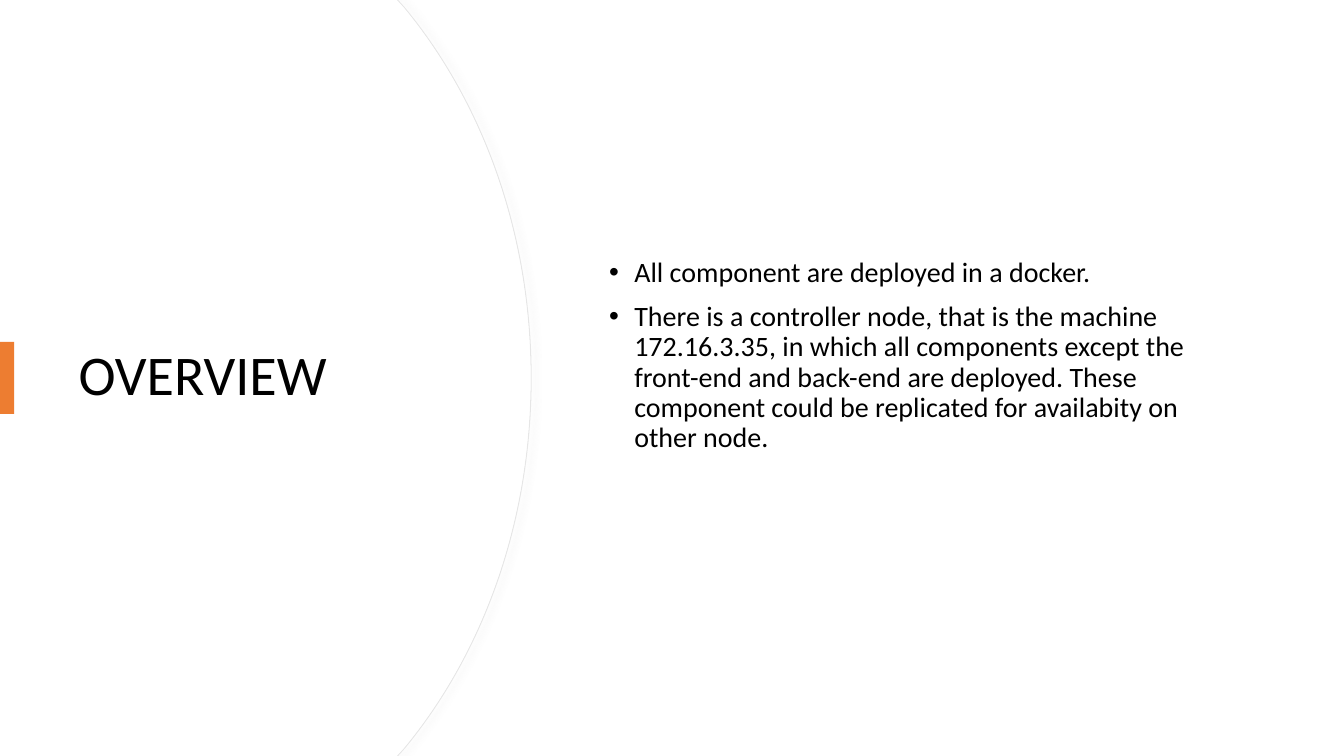
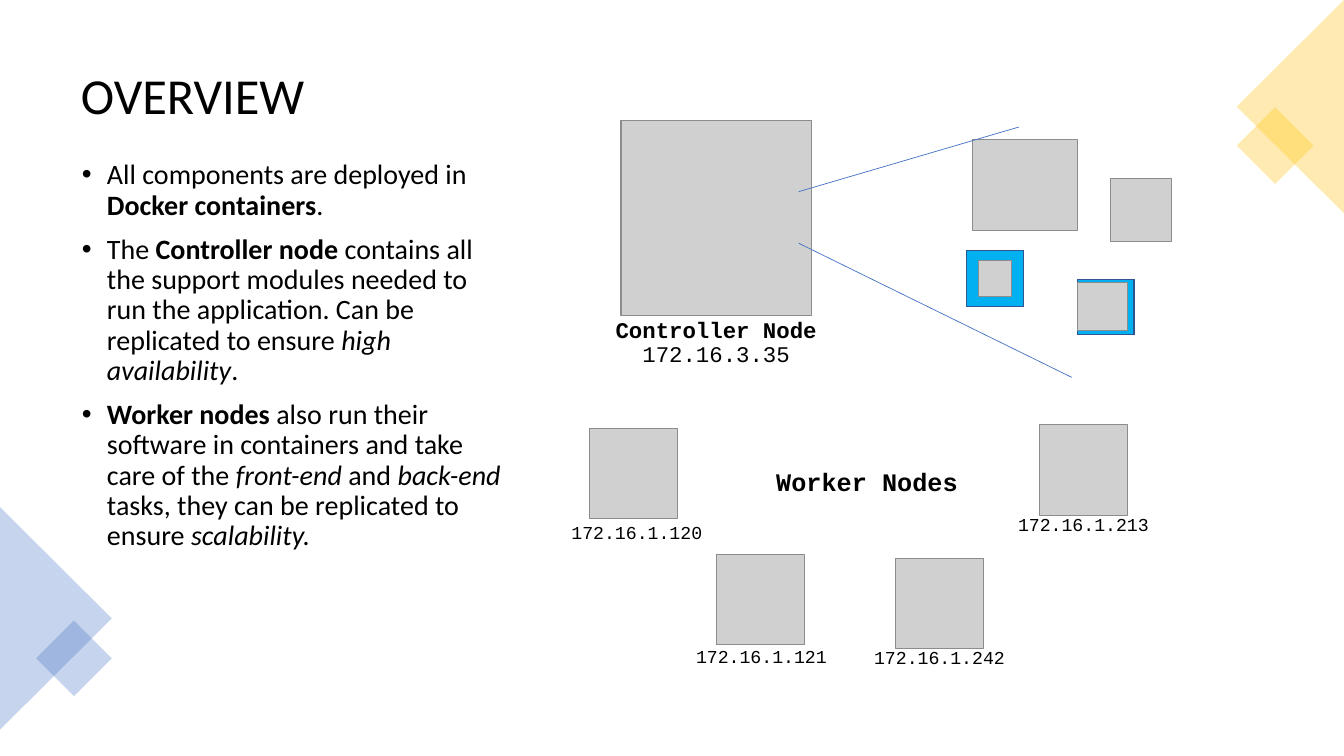
Before and after one commit to unipi-fr/CloudProgramming, a slide deck: slide 3 of Presentazione/CCPresentation.pptx. Drawn at 1344x756 pixels with LibreOffice and Linux fonts; fonts in the diff are those of the drawing; grey boxes stand for pictures. Boxes give left, top, right and bottom in pixels: in the first picture for what was removed or moved away, otherwise in the second. Text is boxed around its words. In the diff, an @@ line names an element or a change of style, - is before the commit and + after.

Commit message:
Presentazione 2.0

```diff
--- a/Presentazione/CCPresentation.pptx
+++ b/Presentazione/CCPresentation.pptx
@@ freeform shape removed at [0, 0, 531, 756] @@
@@ freeform shape removed at [0, 0, 530, 756] @@
@@ triangle added at [1237, 0, 1344, 214], fill #FFC000 at 30% opacity @@
@@ title "OVERVIEW": place and size @@
-title "OVERVIEW" at [79, 358, 327, 396]
+title "OVERVIEW" at [81, 81, 304, 115]
@@ title "OVERVIEW" at [81, 81, 304, 115]: size 40 to 36 pt @@
@@ rectangle added at [1237, 108, 1314, 185], fill #FFC000 at 30% opacity @@
@@ text "All components are deployed in ..." at [107, 164, 501, 550]: vertical alignment middle to top @@
@@ text at [107, 164, 501, 550]: text changed @@
-• All component are deployed in a docker.
-• There is a controller node, that is the machine 172.16.3.35, in which all components except the front-end and back-end are deployed. These component could be replicated for availabity on other node.
+• All components are deployed in Docker containers.
+• The Controller node contains all the support modules needed to run the application. Can be replicated to ensure high availability.
+• Worker nodes also run their software in containers and take care of the front-end and back-end tasks, they can be replicated to ensure scalability.
@@ rectangle removed at [0, 342, 14, 414] @@
@@ triangle added at [0, 507, 112, 730], fill #4472C4 at 30% opacity @@
@@ rectangle added at [36, 620, 112, 696], fill #4472C4 at 30% opacity @@
@@ group added at [571, 121, 1173, 664]: 9 pictures, 6 texts, 3 rectangles, 2 lines @@
+172.16.1.120
+Controller Node
+172.16.3.35
+Worker Nodes
+172.16.1.121
+172.16.1.213
+172.16.1.242
```
Also in this commit, not shown: 3 other slides changed, 2 slides added, 3 slides removed, 6 other files.
